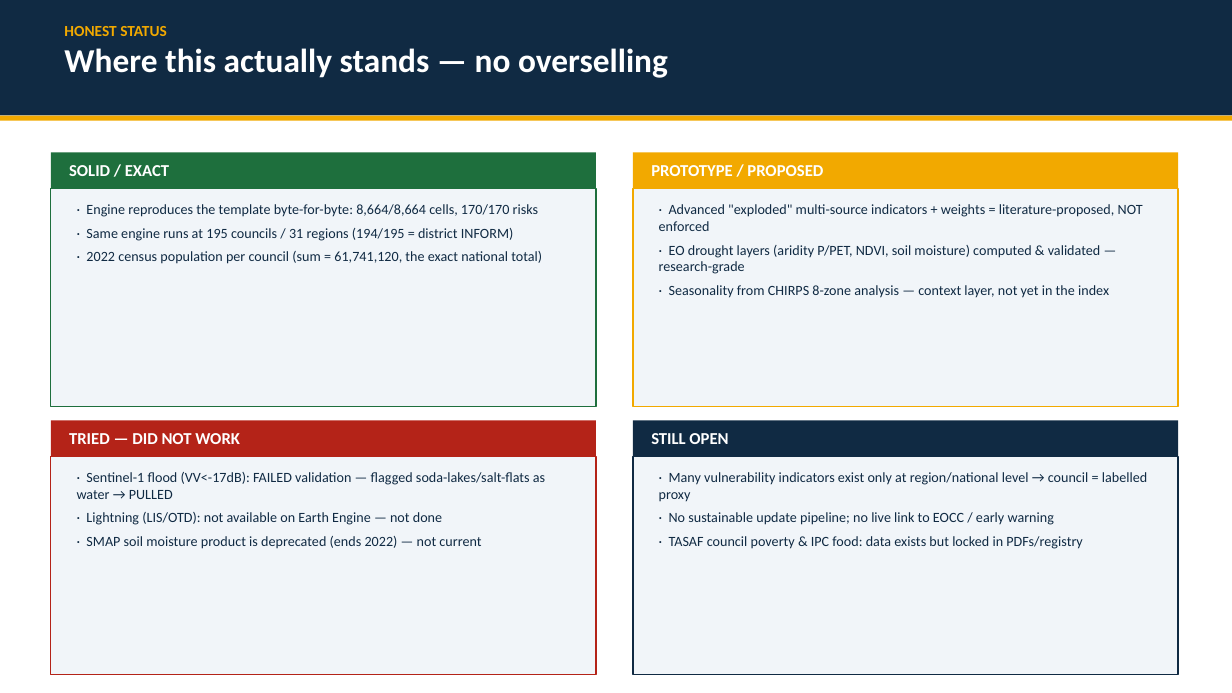
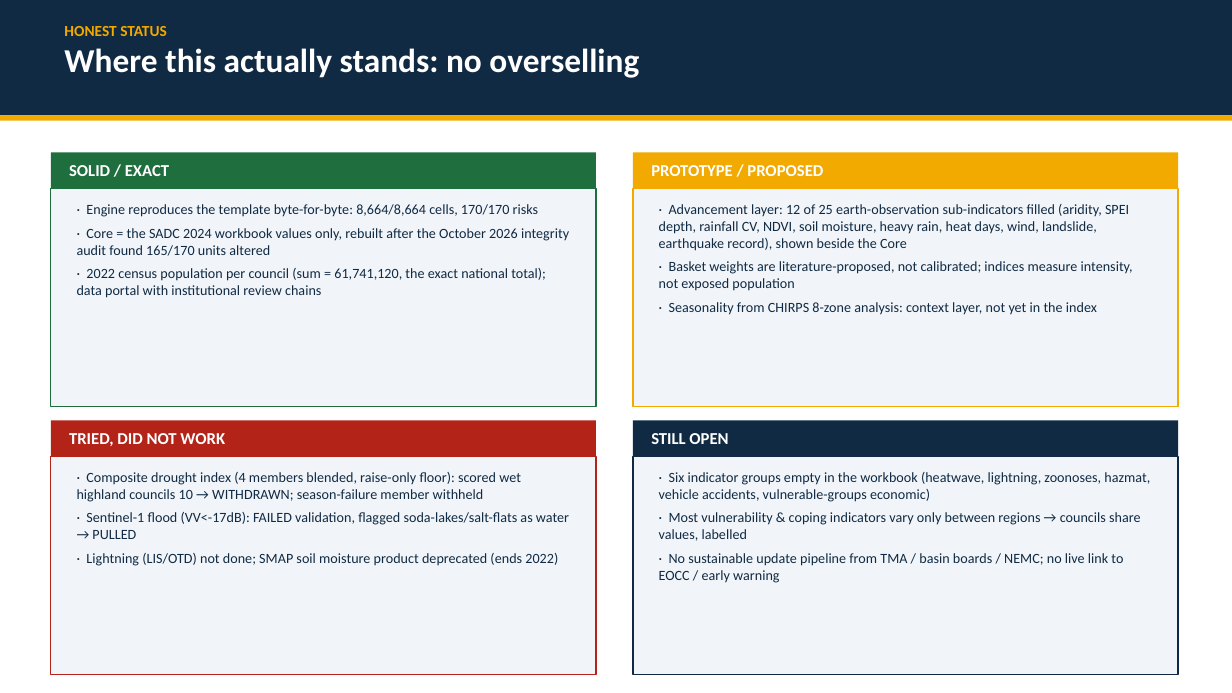
Before and after one commit to masuby/model, a slide deck: slide 10 of docs/INFORM_Tanzania_Subnational_Risk.pptx. Drawn at 1232x693 pixels with LibreOffice and Linux fonts; fonts in the diff are those of the drawing. Boxes give left, top, right and bottom in pixels: in the first picture for what was removed or moved away, otherwise in the second. Text is boxed around its words. In the diff, an @@ line names an element or a change of style, - is before the commit and + after.

```diff
--- a/docs/INFORM_Tanzania_Subnational_Risk.pptx
+++ b/docs/INFORM_Tanzania_Subnational_Risk.pptx
@@ text at (64,48,639,78): text changed @@
-Where this actually stands — no overselling
+Where this actually stands: no overselling
@@ text at (659,204,1133,315): text changed @@
-· Advanced "exploded" multi-source indicators + weights = literature-proposed, NOT enforced
-· EO drought layers (aridity P/PET, NDVI, soil moisture) computed & validated — research-grade
-· Seasonality from CHIRPS 8-zone analysis — context layer, not yet in the index
+· Advancement layer: 12 of 25 earth-observation sub-indicators filled (aridity, SPEI depth, rainfall CV, NDVI, soil moisture, heavy rain, heat days, wind, landslide, earthquake record), shown beside the Core
+· Basket weights are literature-proposed, not calibrated; indices measure intensity, not exposed population
+· Seasonality from CHIRPS 8-zone analysis: context layer, not yet in the index
@@ text at (77,228,569,298): text changed @@
-· Same engine runs at 195 councils / 31 regions (194/195 = district INFORM)
-· 2022 census population per council (sum = 61,741,120, the exact national total)
+· Core = the SADC 2024 workbook values only, rebuilt after the October 2026 integrity audit found 165/170 units altered
+· 2022 census population per council (sum = 61,741,120, the exact national total); data portal with institutional review chains
@@ text at (69,433,225,446): text changed @@
-TRIED — DID NOT WORK
+TRIED, DID NOT WORK
@@ text at (77,472,569,566): text changed @@
-· Sentinel-1 flood (VV<-17dB): FAILED validation — flagged soda-lakes/salt-flats as water → PULLED
-· Lightning (LIS/OTD): not available on Earth Engine — not done
-· SMAP soil moisture product is deprecated (ends 2022) — not current
+· Composite drought index (4 members blended, raise-only floor): scored wet highland councils 10 → WITHDRAWN; season-failure member withheld
+· Sentinel-1 flood (VV<-17dB): FAILED validation, flagged soda-lakes/salt-flats as water → PULLED
+· Lightning (LIS/OTD) not done; SMAP soil moisture product deprecated (ends 2022)
@@ text at (659,472,1150,583): text changed @@
-· Many vulnerability indicators exist only at region/national level → council = labelled proxy
-· No sustainable update pipeline; no live link to EOCC / early warning
-· TASAF council poverty & IPC food: data exists but locked in PDFs/registry
+· Six indicator groups empty in the workbook (heatwave, lightning, zoonoses, hazmat, vehicle accidents, vulnerable-groups economic)
+· Most vulnerability & coping indicators vary only between regions → councils share values, labelled
+· No sustainable update pipeline from TMA / basin boards / NEMC; no live link to EOCC / early warning
```
Also in this commit, not shown: 11 other slides changed, 55 other files.
